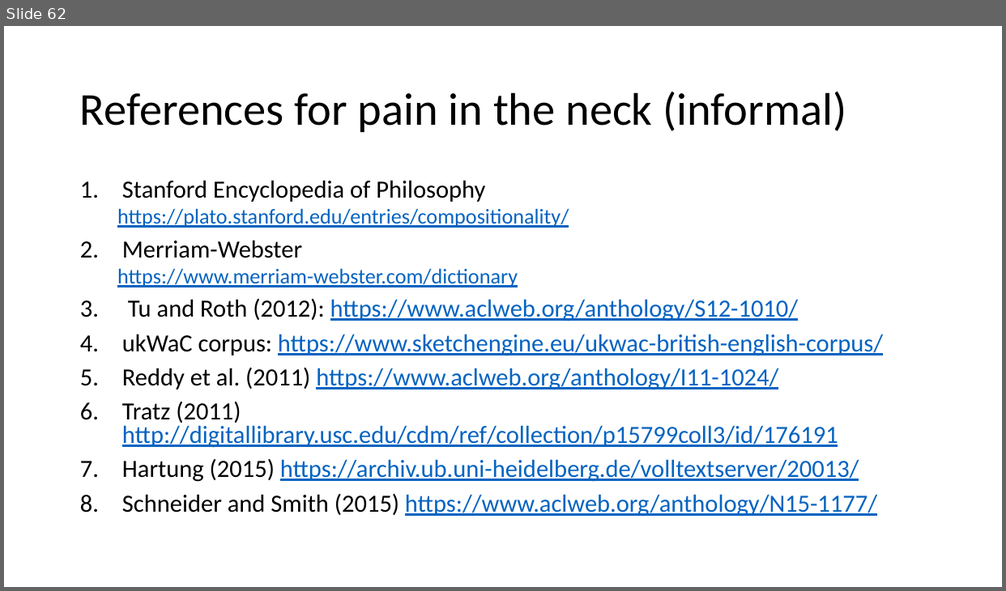
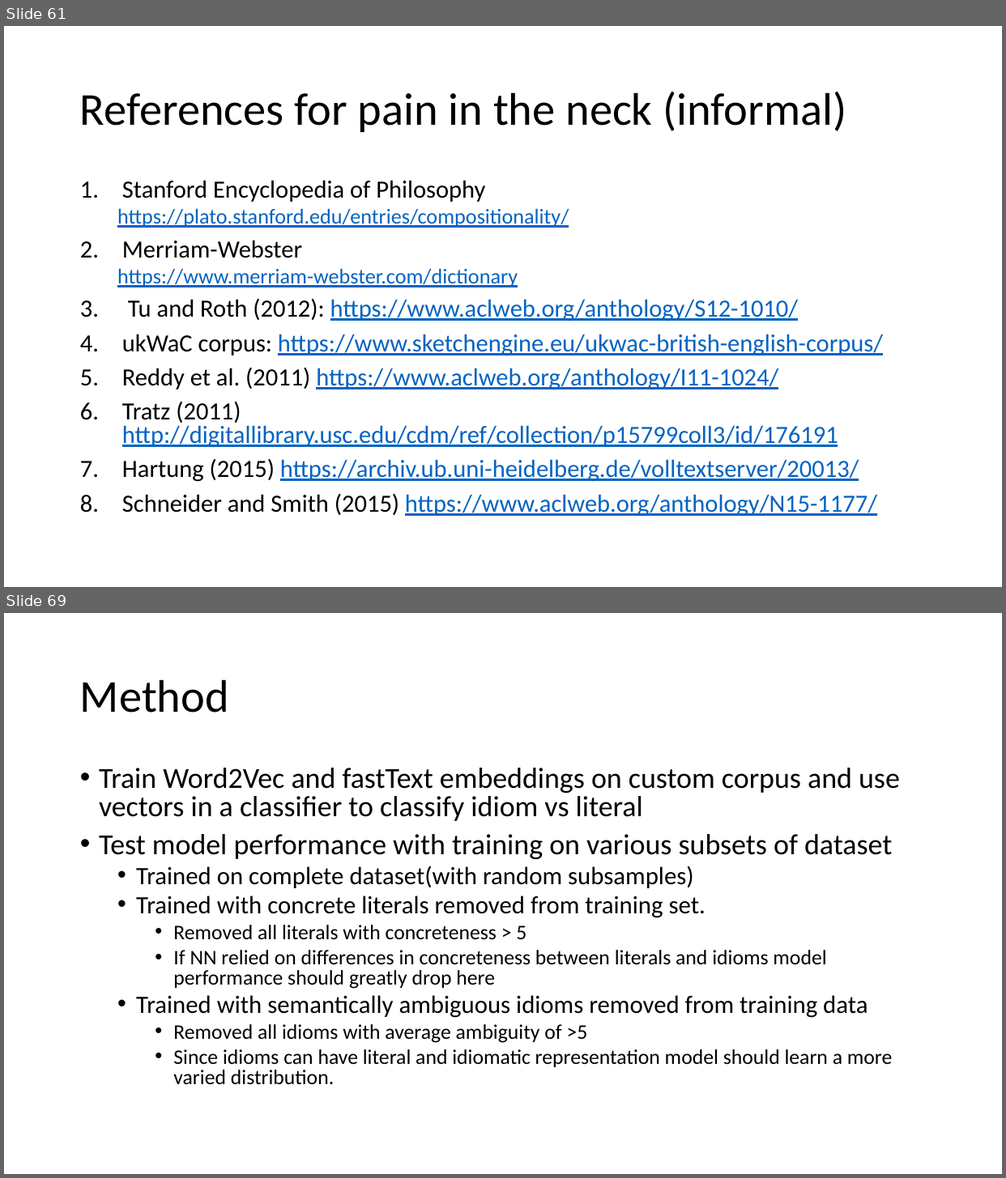
Before and after one commit to spacemanidol/AnalyzingNeuralLanguageModelsGroup1, a slide deck: PaperPresentation02202020.pptx. Shown one above the other, each under a label of ours: slide 62 before the commit, slides 61 and 69 after it; the slides between them are not shown. The pictures are 1006x591 and 1006x1178 pixels, drawn with LibreOffice and Linux fonts; fonts in the diff are those of the drawing. Boxes give left, top, right and bottom in pixels: in the first picture for what was removed or moved away, otherwise in the second. Text is boxed around its words. In the diff, an @@ line names an element or a change of style, - is before the commit and + after.

```diff
--- a/PaperPresentation02202020.pptx
+++ b/PaperPresentation02202020.pptx
@@ slide 69 added at [4, 613, 1002, 1174], background #FFFFFF @@
@@ title added at [80, 679, 229, 713], 44 pt, text #000000 @@
+Method
@@ text added at [99, 768, 900, 1085], 20 pt, text #000000 @@
+• Train Word2Vec and fastText embeddings on custom corpus and use vectors in a classifier to classify idiom vs literal
+• Test model performance with training on various subsets of dataset
+  • Trained on complete dataset(with random subsamples)
+  • Trained with concrete literals removed from training set.
+    • Removed all literals with concreteness > 5
+    • If NN relied on differences in concreteness between literals and idioms model performance should greatly drop here
+  • Trained with semantically ambiguous idioms removed from training data
+    • Removed all idioms with average ambiguity of >5
+    • Since idioms can have literal and idiomatic representation model should learn a more varied distribution.
@@ what was slide 62 is now slide 61 @@
```
Also in this commit, not shown: 4 slides changed, 11 other slides added, 5 slides removed, 2 other files.
